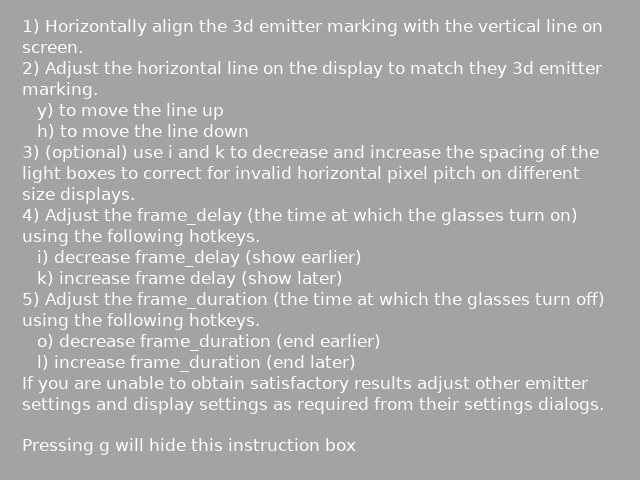
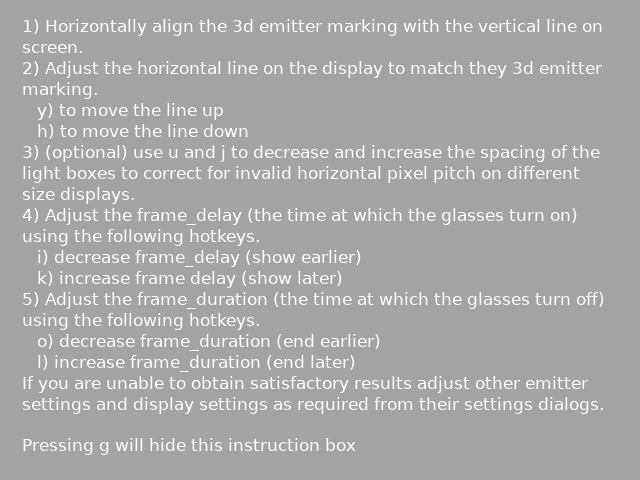
Comparing the layer stacks of the two (640, 480) images. Changes:
painted on "1) Horizontally align the 3d e..." over 169, 145, 600, 162
